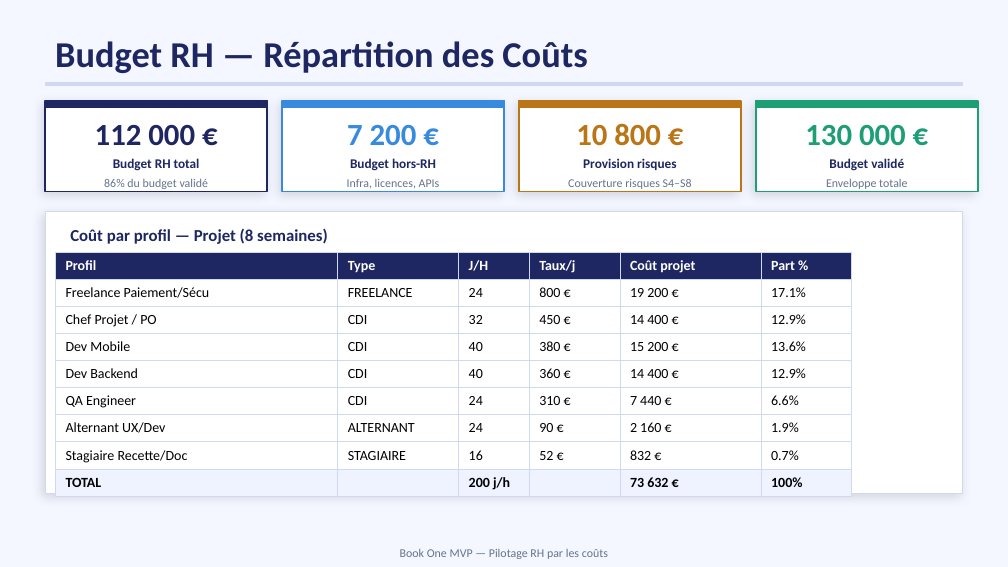
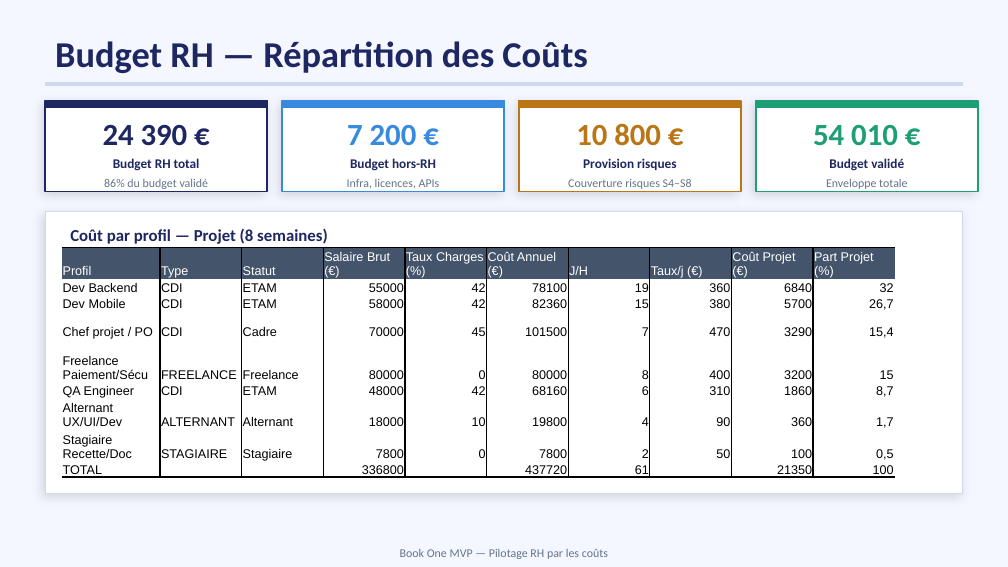
Before and after one commit to BeanEden/Pilotage_par_les_couts_book_one, a slide deck: slide 5 of BookOne_Pilotage.pptx (slide 4 before the commit). Drawn at 1008x567 pixels with LibreOffice and Linux fonts; fonts in the diff are those of the drawing. Boxes give left, top, right and bottom in pixels: in the first picture for what was removed or moved away, otherwise in the second. Text is boxed around its words. In the diff, an @@ line names an element or a change of style, - is before the commit and + after.

```diff
--- a/BookOne_Pilotage.pptx
+++ b/BookOne_Pilotage.pptx
@@ text at (103, 125, 188, 146): text changed @@
-112 000 €
+24 390 €
@@ text at (813, 125, 898, 146): text changed @@
-130 000 €
+54 010 €
@@ table at (61, 247, 895, 481) @@
-column 1: Profil | Freelance Paiement/Sécu | Chef Projet / PO | Dev Mobile | Dev Backend | QA Engineer | Alternant UX/Dev | Stagiaire Recette/Doc | TOTAL
-column 2: Type | FREELANCE | CDI | CDI | CDI | CDI | ALTERNANT | STAGIAIRE | 
-column 3: J/H | 24 | 32 | 40 | 40 | 24 | 24 | 16 | 200 j/h
-column 4: Taux/j | 800 € | 450 € | 380 € | 360 € | 310 € | 90 € | 52 € | 
-column 5: Coût projet | 19 200 € | 14 400 € | 15 200 € | 14 400 € | 7 440 € | 2 160 € | 832 € | 73 632 €
-column 6: Part % | 17.1% | 12.9% | 13.6% | 12.9% | 6.6% | 1.9% | 0.7% | 100%
+column 1: Profil | Dev Backend | Dev Mobile | Chef projet / PO | Freelance Paiement/Sécu | QA Engineer | Alternant UX/UI/Dev | Stagiaire Recette/Doc | TOTAL
+column 2: Type | CDI | CDI | CDI | FREELANCE | CDI | ALTERNANT | STAGIAIRE | 
+column 3: Statut | ETAM | ETAM | Cadre | Freelance | ETAM | Alternant | Stagiaire | 
+column 4: Salaire Brut (€) | 55000 | 58000 | 70000 | 80000 | 48000 | 18000 | 7800 | 336800
+column 5: Taux Charges (%) | 42 | 42 | 45 | 0 | 42 | 10 | 0 | 
+column 6: Coût Annuel (€) | 78100 | 82360 | 101500 | 80000 | 68160 | 19800 | 7800 | 437720
+column 7: J/H | 19 | 15 | 7 | 8 | 6 | 4 | 2 | 61
+column 8: Taux/j (€) | 360 | 380 | 470 | 400 | 310 | 90 | 50 | 
+column 9: Coût Projet (€) | 6840 | 5700 | 3290 | 3200 | 1860 | 360 | 100 | 21350
+column 10: Part Projet (%) | 32 | 26,7 | 15,4 | 15 | 8,7 | 1,7 | 0,5 | 100
@@ table: place and size @@
-table at (55, 252, 852, 494)
+table at (61, 247, 895, 481)
```
Also in this commit, not shown: 6 other slides changed, 2 slides added, 3 other files.
